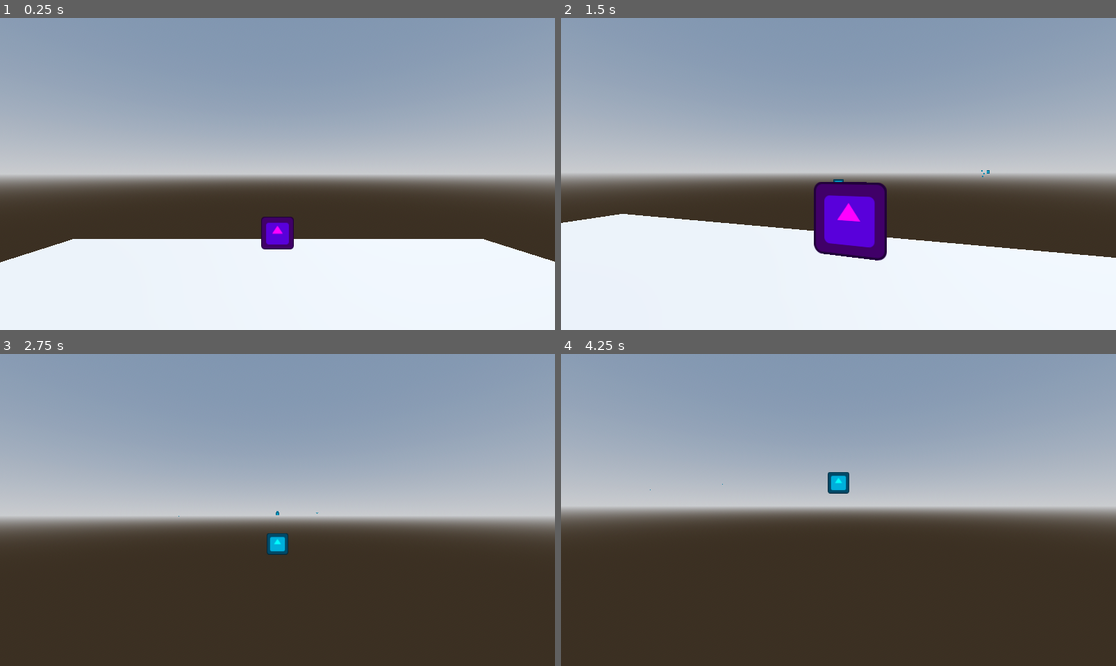
Above: before the commit, frames 1-4 (two rows, left to right).
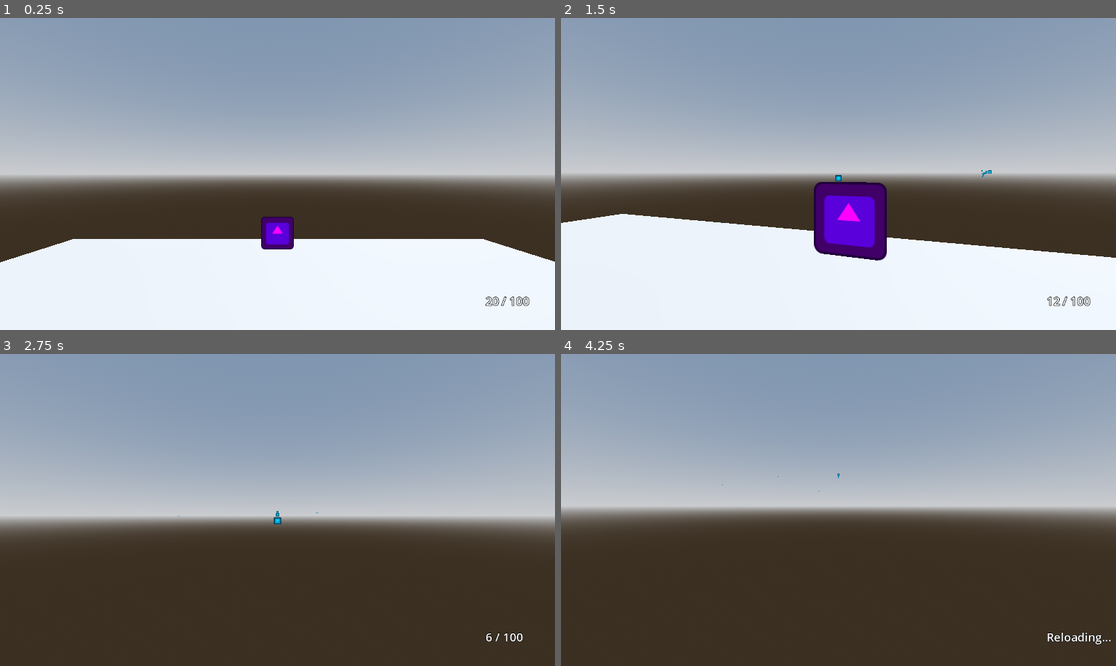
Above: after the commit, the same moments.

Repository: justindeogrades/firstpersonshooter
Game: Godot game, scene res://main.tscn
Two runs of this game, one before a commit and one after it. Both use one fixed random seed, a clock stepped at 60 frames per second and the inputs below. The engine's default icon, where the game draws it, is replaced by a stand-in: a white triangle on a blue panel in a dark square.
Inputs (mouse positions are in pixels of both pictures, inside the frame that each line leads up to):
- Up to frame 1 (0.25 s): no input
- Up to frame 2 (1.5 s): tap Enter (ui_accept) at 0.5, 0.77 s; move the mouse to (866, 174) at 0.52 s; press the mouse at (866, 174) at 0.53 s; hold W (forward) from 0.53 s (still down); move the mouse to (810, 174) at 1.27 s; release the mouse at (810, 174) at 1.28 s; click (810, 174) at 1.35 s
- Up to frame 3 (2.75 s): keep holding W (forward); tap Enter (ui_accept) at 1.52 s; move the mouse to (288, 503) at 2.02 s; press the mouse at (288, 503) at 2.03 s
- Up to frame 4 (4.25 s): keep holding W (forward); move the mouse to (832, 516) at 2.77 s; release the mouse at (832, 516) at 2.78 s; click (832, 516) at 2.85 s; tap Enter (ui_accept) at 3.02, 3.5, 3.77 s; move the mouse to (877, 513) at 3.52 s; press the mouse at (877, 513) at 3.53 s; tap R (reload, bound only after the commit) at 4.15 s

The runs differ from the first frame. In frame 1, 0.1% of the frame differs, in the area x 87-96%, y 89-93%; in frame 2, 0.2%; in frame 3, 0.4%; in frame 4, 0.4%, in the area x 16-100%, y 37-94%.

Commit message:
ammo, reloading, and basic hud

Diff:
--- a/gun.gd
+++ b/gun.gd
@@ -7,27 +7,42 @@
 #@export var bullet : NodePath
 @export var bullet_path : String = "res://bullet.tscn"
 @export var bullet_parent : Node
+@export var reload_timer : Timer
 #Make sure One-shot is enabled on the cooldown timer
 @export var cooldown_timer : Timer
 @export var aim_ray : RayCast3D
 
 @export var damage : float
+@export var max_clip_ammo : int
+@export var max_reserve_ammo : int
+@export var reload_seconds : float
 @export var cooldown_seconds : float
 @export var hip_spray : float
 @export var aim_spray : float
 @export var bullets_per_shot : int = 1
 @export var pierces : int = 1
 
+var clip_ammo
+var reserve_ammo
+
 var aiming : bool = false
 var aim_direction : Vector3
+
+signal ammo_updated(reloading : bool)
+#Obsolete signal, might delete
+#signal reload_complete
 
 #Assigned by parent
 var parent : CharacterBody3D
 
 func _ready() -> void:
+	create_reload_timer()
 	create_cooldown_timer()
 	create_bullet_parent()
 	create_aim_ray()
+
+	clip_ammo = max_clip_ammo
+	reserve_ammo = max_reserve_ammo
 
 func _physics_process(delta: float) -> void:
 	#Aim direction is now set by parent
@@ -38,9 +53,8 @@
 	pass
 
 func shoot():
-	if(cooldown_timer.is_stopped()):
-		#var bullet_instance = load(bullet).instantiate()
-
+	#Check for not reloading, not on cooldown, and has ammo
+	if reload_timer.is_stopped() and cooldown_timer.is_stopped() and clip_ammo > 0:
 		for i in bullets_per_shot:
 			var bullet_instance = load(bullet_path).instantiate()
 
@@ -62,15 +76,44 @@
 			#bullet_parent.add_child(bullet_instance)
 			get_main().add_child(bullet_instance)
 
+		clip_ammo -= 1
+
 		cooldown_timer.start(cooldown_seconds)
+
+		ammo_updated.emit(false)
+
+func reload() -> void:
+	if reload_timer.is_stopped():
+		reload_timer.start(reload_seconds)
+		ammo_updated.emit(true)
+
+func _on_reload_timer_timeout() -> void:
+
+	var ammo_to_reload = max_clip_ammo - clip_ammo
+
+	if ammo_to_reload > reserve_ammo:
+		ammo_to_reload = reserve_ammo
+
+	reserve_ammo -= ammo_to_reload
+	clip_ammo += ammo_to_reload
+
+	ammo_updated.emit(true)
+	#reload_complete.emit()
 
 #Will make this a static method at some point
 func get_main() -> Node:
 	return parent.get_parent()
 
+#Now obsolete, get rid of this later
 func create_bullet_parent():
 	bullet_parent = Node.new()
 	add_child(bullet_parent)
+
+func create_reload_timer() -> void:
+	reload_timer = Timer.new()
+	reload_timer.one_shot = true
+	reload_timer.timeout.connect(_on_reload_timer_timeout)
+	add_child(reload_timer)
 
 func create_cooldown_timer():
 	cooldown_timer = Timer.new()
--- a/guns/machine_gun.tscn
+++ b/guns/machine_gun.tscn
@@ -5,4 +5,7 @@
 [node name="MachineGun" type="Node3D"]
 script = ExtResource("1_sh1sg")
 damage = 1.0
-cooldown_seconds = 0.2
+max_clip_ammo = 20
+max_reserve_ammo = 100
+reload_seconds = 1.0
+cooldown_seconds = 0.1
--- /dev/null
+++ b/hud.tscn
@@ -0,0 +1,16 @@
+[gd_scene load_steps=2 format=3 uid="uid://l0b3a730q55b"]
+
+[sub_resource type="LabelSettings" id="LabelSettings_n2snw"]
+font_size = 24
+outline_size = 4
+outline_color = Color(0, 0, 0, 1)
+
+[node name="HUD" type="CanvasLayer"]
+
+[node name="Ammo" type="Label" parent="."]
+offset_left = 1008.0
+offset_top = 571.0
+offset_right = 1153.0
+offset_bottom = 594.0
+text = "Hello bro"
+label_settings = SubResource("LabelSettings_n2snw")
--- a/player.gd
+++ b/player.gd
@@ -3,6 +3,10 @@
 
 const SPEED = 5.0
 const JUMP_VELOCITY = 4.5
+
+@onready var hud = $HUD
+#Will access this through a HUD script later
+@onready var ammo_label = $HUD/Ammo
 
 @export var head : Node3D
 @export var camera : Camera3D
@@ -17,6 +21,10 @@
 	#Hardcode; fix later
 	active_weapon = $Head/Camera3D/Weapons/MachineGun
 	active_weapon.parent = self
+	active_weapon.ammo_updated.connect(_on_active_weapon_ammo_updated)
+	#active_weapon.reload_complete.connect(_on_active_weapon_reload_complete)
+
+	update_ammo_label(false)
 
 func _unhandled_input(event: InputEvent) -> void:
 	#Esc to free mouse from window
@@ -54,6 +62,26 @@
 	#Shooting
 	active_weapon.aim_direction = (head.transform.basis * Vector3(0,0,-1)).normalized()
 	if Input.is_action_pressed("shoot"):
-		active_weapon.shoot()
+		if active_weapon.reload_timer.is_stopped():
+			active_weapon.shoot()
+			#update_ammo_label(false)
+
+	#Reloading
+	if Input.is_action_just_pressed("reload"):
+		active_weapon.reload()
+		#update_ammo_label(true)
 
 	move_and_slide()
+
+func update_ammo_label(reloading : bool):
+	if reloading:
+		ammo_label.text = "Reloading..."
+	else:
+		ammo_label.text = str(active_weapon.clip_ammo) + " / " + str(active_weapon.reserve_ammo)
+
+func _on_active_weapon_ammo_updated(reloading : bool) -> void:
+	update_ammo_label(reloading)
+
+#Obsolete
+#func _on_active_weapon_reload_complete():
+	#update_ammo_label(false)
--- a/player.tscn
+++ b/player.tscn
@@ -1,7 +1,8 @@
-[gd_scene load_steps=4 format=3 uid="uid://c0vtrpdt2d62k"]
+[gd_scene load_steps=5 format=3 uid="uid://c0vtrpdt2d62k"]
 
 [ext_resource type="Script" uid="uid://bhtxkn8jmnjbv" path="res://player.gd" id="1_4flbx"]
 [ext_resource type="PackedScene" uid="uid://cbtkrj15ysrdc" path="res://guns/machine_gun.tscn" id="2_onrkg"]
+[ext_resource type="PackedScene" uid="uid://l0b3a730q55b" path="res://hud.tscn" id="3_i3pqv"]
 
 [sub_resource type="BoxShape3D" id="BoxShape3D_4flbx"]
 
@@ -23,3 +24,5 @@
 transform = Transform3D(1, 0, 0, 0, 1, 0, 0, 0, 1, 0, -0.41584, 0)
 
 [node name="MachineGun" parent="Head/Camera3D/Weapons" instance=ExtResource("2_onrkg")]
+
+[node name="HUD" parent="." instance=ExtResource("3_i3pqv")]
--- a/project.godot
+++ b/project.godot
@@ -47,3 +47,8 @@
 "events": [Object(InputEventMouseButton,"resource_local_to_scene":false,"resource_name":"","device":-1,"window_id":0,"a …(256 unchanged characters)…
 ]
 }
+reload={
+"deadzone": 0.2,
+"events": [Object(InputEventKey,"resource_local_to_scene":false,"resource_name":"","device":-1,"window_id":0,"alt_pressed":false,"shift_pressed":false,"ctrl_pressed":false,"meta_pressed":false,"pressed":false,"keycode":0,"physical_keycode":82,"key_label":0,"unicode":114,"location":0,"echo":false,"script":null)
+]
+}
